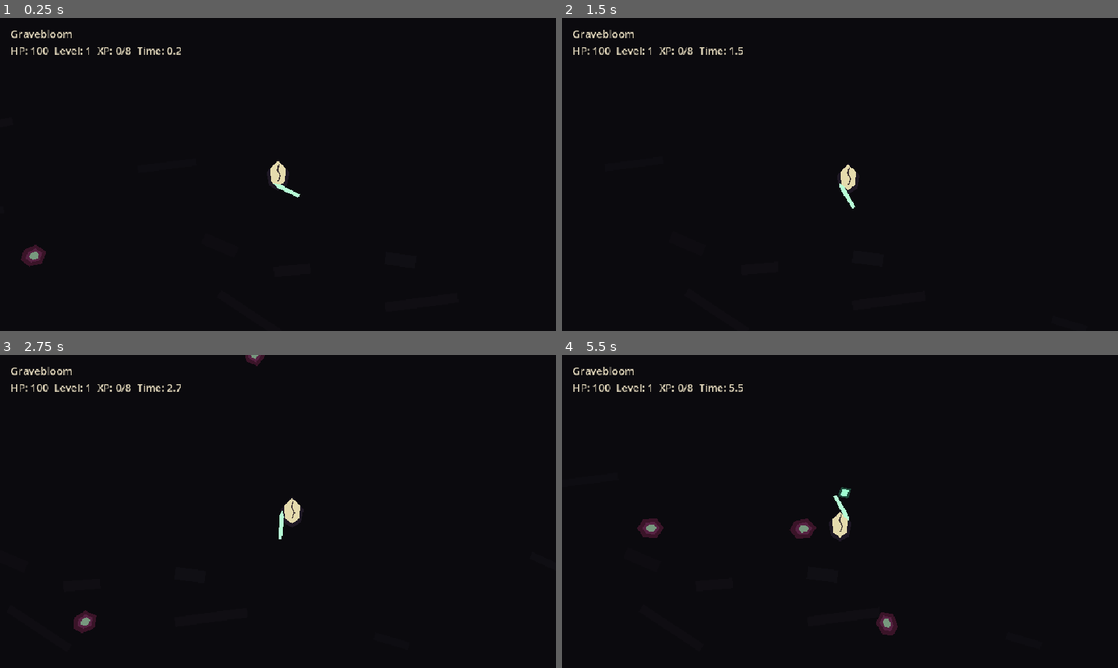
Above: before the commit, frames 1-4 (two rows, left to right).
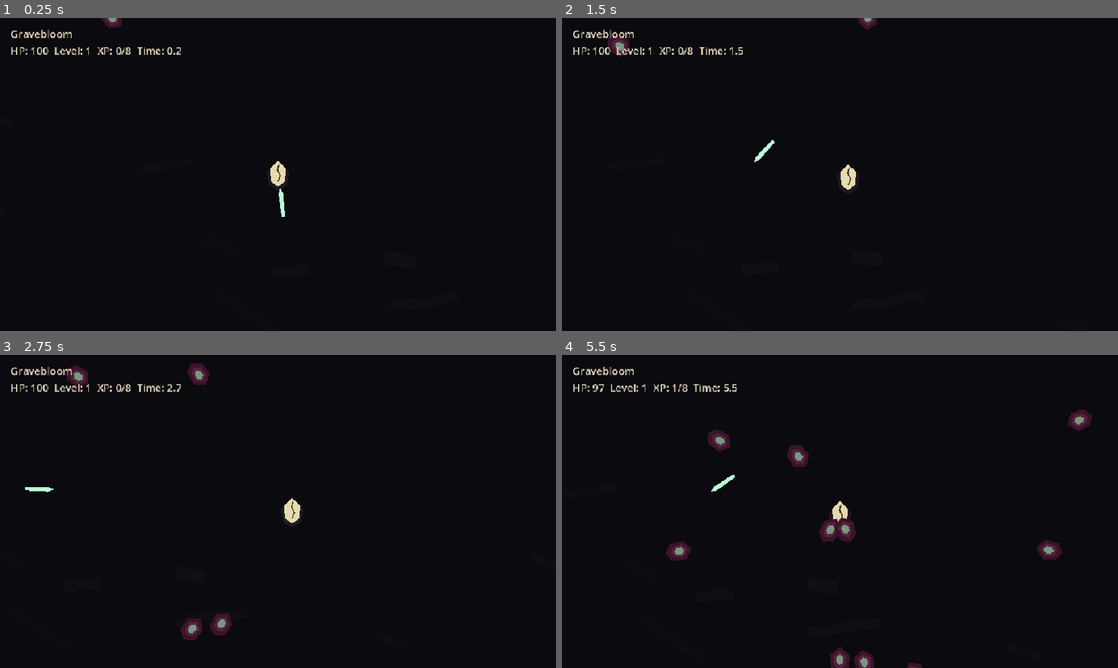
Above: after the commit, the same moments.

Repository: kotlinhustle/gravebloom
Game: Godot game, scene res://scenes/main.tscn
The game is run twice, just before and just after one commit, with the same random seed, the same clock (stepped at 60 frames per second) and the same inputs.
Inputs (mouse positions are in pixels of both pictures, inside the frame that each line leads up to):
- Up to frame 1 (0.25 s): no input
- Up to frame 2 (1.5 s): tap Enter at 0.5 s; move the mouse to (962, 158) at 0.52 s; hold D 0.53-1.25 s; click (962, 158) at 0.67 s; drag from (728, 190) to (812, 237) at 1.27 s
- Up to frame 3 (2.75 s): move the mouse to (333, 442) at 2.02 s; hold D from 2.03 s (still down)
- Up to frame 4 (5.5 s): release D at 2.75 s; drag from (812, 574) to (673, 464) at 2.77 s; move the mouse to (1006, 558) at 3.52 s; hold A 3.53-4.25 s; drag from (673, 464) to (756, 433) at 4.27 s; move the mouse to (867, 511) at 5.02 s; hold S from 5.03 s (still down); click (867, 511) at 5.17 s

The runs differ from the first frame. In frame 1, 0.4% of the frame differs, in the area x 3-54%, y 0-80%; in frame 2, 0.4%; in frame 3, 1.3%; in frame 4, 3.1%, in the area x 5-96%, y 9-100%.

Commit message:
Add combat juice effects

Diff:
--- /dev/null
+++ b/scripts/combat_fx.gd
@@ -0,0 +1,57 @@
+class_name CombatFx
+extends RefCounted
+
+static func damage_number(parent: Node, position: Vector2, amount: int) -> void:
+	var label := Label.new()
+	label.text = str(amount)
+	label.global_position = position + Vector2(randf_range(-10.0, 10.0), -28.0)
+	label.add_theme_font_size_override("font_size", 18)
+	label.add_theme_color_override("font_color", Color(0.9, 1.0, 0.76))
+	label.add_theme_color_override("font_shadow_color", Color(0.02, 0.015, 0.02, 0.9))
+	label.add_theme_constant_override("shadow_offset_x", 2)
+	label.add_theme_constant_override("shadow_offset_y", 2)
+	parent.add_child(label)
+	var tween := parent.create_tween()
+	tween.set_parallel(true)
+	tween.tween_property(label, "global_position", label.global_position + Vector2(0, -34), 0.42)
+	tween.tween_property(label, "modulate:a", 0.0, 0.42)
+	tween.chain().tween_callback(label.queue_free)
+
+static func burst(parent: Node, position: Vector2, color: Color, count: int = 10) -> void:
+	for i in range(count):
+		var particle := Polygon2D.new()
+		particle.color = color
+		particle.polygon = PackedVector2Array([
+			Vector2(0, -3),
+			Vector2(3, 0),
+			Vector2(0, 3),
+			Vector2(-3, 0)
+		])
+		particle.global_position = position
+		particle.rotation = randf() * TAU
+		parent.add_child(particle)
+		var direction := Vector2.RIGHT.rotated(randf() * TAU)
+		var distance := randf_range(26.0, 72.0)
+		var tween := parent.create_tween()
+		tween.set_parallel(true)
+		tween.tween_property(particle, "global_position", position + direction * distance, 0.32)
+		tween.tween_property(particle, "scale", Vector2.ZERO, 0.32)
+		tween.tween_property(particle, "modulate:a", 0.0, 0.32)
+		tween.chain().tween_callback(particle.queue_free)
+
+static func ring(parent: Node, position: Vector2, color: Color, radius: float, duration: float = 0.42) -> void:
+	var ring_line := Line2D.new()
+	ring_line.width = 4.0
+	ring_line.default_color = color
+	ring_line.closed = true
+	var points := PackedVector2Array()
+	for i in range(32):
+		points.append(Vector2.RIGHT.rotated(TAU * float(i) / 32.0) * 8.0)
+	ring_line.points = points
+	ring_line.global_position = position
+	parent.add_child(ring_line)
+	var tween := parent.create_tween()
+	tween.set_parallel(true)
+	tween.tween_property(ring_line, "scale", Vector2.ONE * (radius / 8.0), duration)
+	tween.tween_property(ring_line, "modulate:a", 0.0, duration)
+	tween.chain().tween_callback(ring_line.queue_free)
--- a/scripts/enemy.gd
+++ b/scripts/enemy.gd
@@ -2,29 +2,38 @@
 extends CharacterBody2D
 
 signal died(enemy_position: Vector2)
+signal damaged(enemy_position: Vector2, amount: int)
 
 var target: Node2D
 var speed := 70.0
 var max_health := 2
 var health := 2
 var is_dead := false
+var knockback_velocity := Vector2.ZERO
 
-func _physics_process(_delta: float) -> void:
+func _physics_process(delta: float) -> void:
 	if is_dead or target == null:
 		velocity = Vector2.ZERO
 		return
 	var direction := global_position.direction_to(target.global_position)
 	rotation = direction.angle() + PI / 2.0
-	velocity = direction * speed
+	velocity = direction * speed + knockback_velocity
+	knockback_velocity = knockback_velocity.move_toward(Vector2.ZERO, 900.0 * delta)
 	move_and_slide()
 
-func take_damage(amount: int) -> void:
+func take_damage(amount: int, hit_origin: Vector2 = Vector2.ZERO, knockback_force: float = 170.0) -> void:
 	if is_dead:
 		return
 	health -= amount
-	modulate = Color(1.0, 0.85, 0.85)
+	damaged.emit(global_position, amount)
+	if hit_origin != Vector2.ZERO:
+		knockback_velocity = hit_origin.direction_to(global_position) * knockback_force
+	scale = Vector2(1.18, 0.82)
+	modulate = Color(1.0, 0.95, 0.62)
 	var tween := create_tween()
-	tween.tween_property(self, "modulate", Color.WHITE, 0.08)
+	tween.set_parallel(true)
+	tween.tween_property(self, "modulate", Color.WHITE, 0.1)
+	tween.tween_property(self, "scale", Vector2.ONE, 0.1)
 	if health <= 0:
 		die()
 
--- a/scripts/living_blade.gd
+++ b/scripts/living_blade.gd
@@ -7,6 +7,7 @@
 var cooldown := 0.62
 var attack_range := 145.0
 var timer := 0.0
+var visual_angle := 0.0
 
 func setup(player: Node2D, effects_parent: Node2D) -> void:
 	owner_player = player
@@ -16,7 +17,9 @@
 	if owner_player == null or owner_player.get("is_dead"):
 		return
 	global_position = owner_player.global_position
-	rotation += delta * 5.5
+	visual_angle += delta * 3.2
+	position = Vector2.RIGHT.rotated(visual_angle) * 30.0
+	rotation = visual_angle + PI / 2.0
 
 func tick(delta: float, enemies: Array) -> void:
 	if owner_player == null or owner_player.get("is_dead"):
@@ -27,8 +30,8 @@
 	var target := _nearest_enemy(enemies)
 	if target == null:
 		return
-	_show_slash(target.global_position)
-	target.take_damage(damage)
+	_show_dash_slash(target.global_position)
+	target.take_damage(damage, owner_player.global_position, 210.0)
 	timer = cooldown
 
 func increase_damage() -> void:
@@ -52,18 +55,36 @@
 			best = enemy
 	return best
 
-func _show_slash(target_position: Vector2) -> void:
+func _show_dash_slash(target_position: Vector2) -> void:
 	if fx_layer == null:
 		return
+	var ghost := Polygon2D.new()
+	ghost.color = Color(0.72, 1.0, 0.84, 0.9)
+	ghost.polygon = PackedVector2Array([
+		Vector2(-4, -26),
+		Vector2(4, -26),
+		Vector2(5, 14),
+		Vector2(0, 28),
+		Vector2(-5, 14)
+	])
+	ghost.global_position = owner_player.global_position
+	ghost.rotation = owner_player.global_position.direction_to(target_position).angle() + PI / 2.0
+	fx_layer.add_child(ghost)
+	var ghost_tween := create_tween()
+	ghost_tween.set_parallel(true)
+	ghost_tween.tween_property(ghost, "global_position", target_position, 0.11)
+	ghost_tween.tween_property(ghost, "modulate:a", 0.0, 0.18)
+	ghost_tween.chain().tween_callback(ghost.queue_free)
+
 	var slash := Line2D.new()
-	slash.width = 5.0
+	slash.width = 7.0
 	slash.default_color = Color(0.72, 1.0, 0.83, 0.95)
 	slash.points = PackedVector2Array([
 		owner_player.global_position,
-		owner_player.global_position.lerp(target_position, 0.45) + Vector2(0, -24),
+		owner_player.global_position.lerp(target_position, 0.45) + Vector2.RIGHT.rotated(randf() * TAU) * 26.0,
 		target_position
 	])
 	fx_layer.add_child(slash)
 	var tween := create_tween()
-	tween.tween_property(slash, "modulate:a", 0.0, 0.16)
+	tween.tween_property(slash, "modulate:a", 0.0, 0.2)
 	tween.tween_callback(slash.queue_free)
--- a/scripts/main.gd
+++ b/scripts/main.gd
@@ -4,6 +4,7 @@
 const EnemyScene := preload("res://scenes/enemy.tscn")
 const XPShardScene := preload("res://scenes/xp_shard.tscn")
 const LivingBladeScene := preload("res://scenes/living_blade.tscn")
+const CombatFxScript := preload("res://scripts/combat_fx.gd")
 
 var player: Player
 var living_blade: Node2D
@@ -41,7 +42,7 @@
 	spawn_timer -= delta
 	if spawn_timer <= 0.0:
 		_spawn_enemy_wave()
-		spawn_timer = max(0.25, 1.25 - elapsed * 0.01)
+		spawn_timer = max(0.18, 1.0 - elapsed * 0.008)
 	living_blade.tick(delta, enemies)
 	_update_shards(delta)
 	_check_enemy_contact(delta)
@@ -85,19 +86,30 @@
 	_update_hud()
 
 func _spawn_enemy_wave() -> void:
-	var count := 1 + int(elapsed / 25.0)
+	var count := 2 + int(elapsed / 20.0)
 	for i in range(count):
 		var enemy: Enemy = EnemyScene.instantiate()
+		var is_brute: bool = randf() < min(0.28, 0.04 + elapsed / 360.0)
 		enemy.max_health = 2 + int(elapsed / 45.0)
+		if is_brute:
+			enemy.max_health += 4
 		enemy.health = enemy.max_health
 		enemy.speed = randf_range(56.0, 86.0) + elapsed * 0.15
+		if is_brute:
+			enemy.speed *= 0.68
+			enemy.scale = Vector2.ONE * 1.45
 		enemy.position = player.position + Vector2.RIGHT.rotated(randf() * TAU) * randf_range(360.0, 520.0)
 		enemy.target = player
+		enemy.damaged.connect(_on_enemy_damaged)
 		enemy.died.connect(_on_enemy_died)
 		enemies.append(enemy)
 		world.add_child(enemy)
 
+func _on_enemy_damaged(enemy_position: Vector2, amount: int) -> void:
+	CombatFxScript.damage_number(fx_layer, enemy_position, amount)
+
 func _on_enemy_died(enemy_position: Vector2) -> void:
+	CombatFxScript.burst(fx_layer, enemy_position, Color(0.55, 1.0, 0.72, 0.9), 12)
 	var shard: XPShard = XPShardScene.instantiate()
 	shard.position = enemy_position
 	shards.append(shard)
@@ -145,6 +157,8 @@
 	level += 1
 	xp -= xp_to_next
 	xp_to_next = int(xp_to_next * 1.35) + 4
+	CombatFxScript.ring(fx_layer, player.global_position, Color(0.7, 1.0, 0.84, 0.85), 170.0, 0.55)
+	CombatFxScript.burst(fx_layer, player.global_position, Color(0.78, 1.0, 0.9, 0.9), 24)
 	paused_for_upgrade = true
 	get_tree().paused = true
 	_show_upgrades()
Not shown, changed: AGENTS.md
